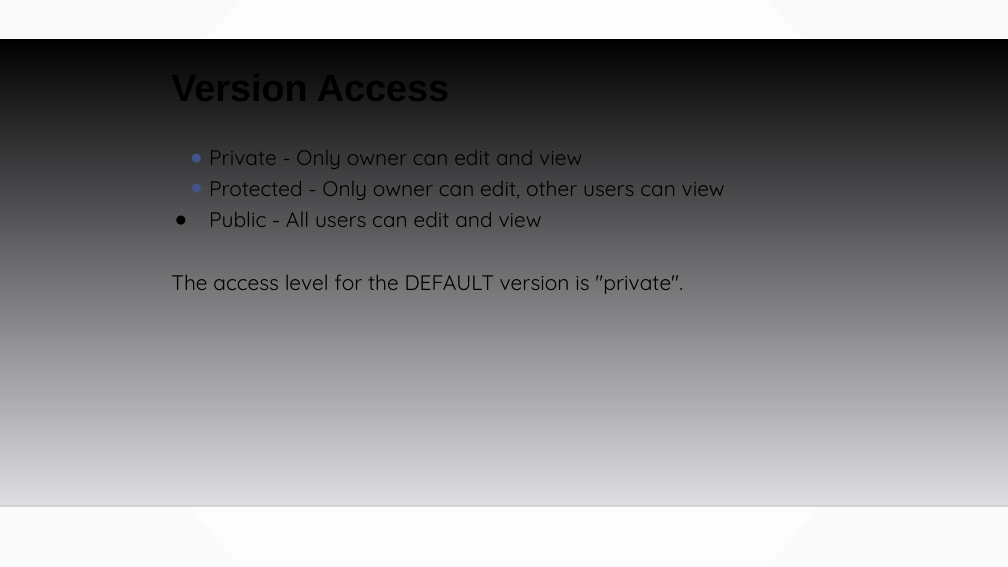
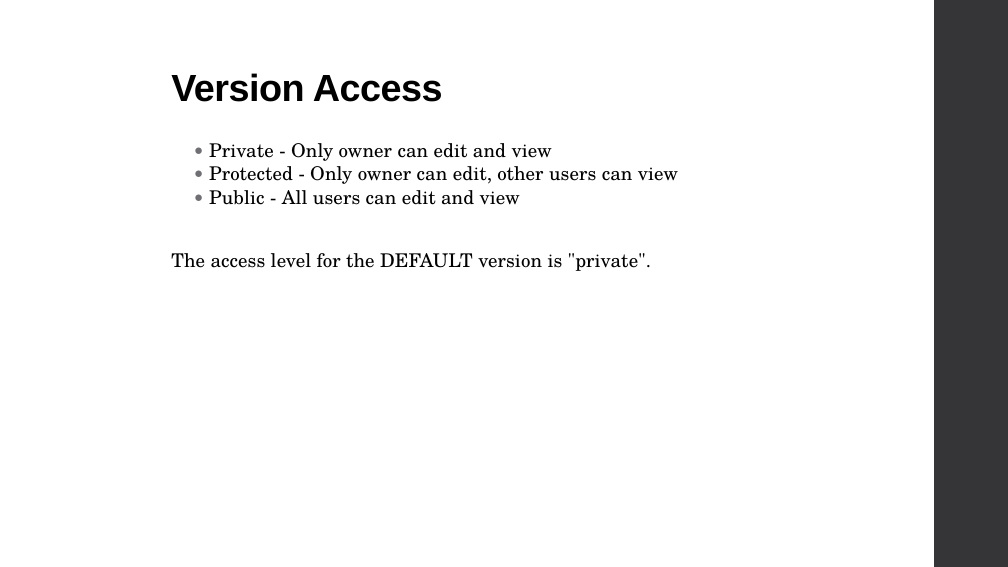
Before and after one commit to MGIS-UMN/GIS5577_week9, a slide deck: slide 13 of Database_Administration.odp. Drawn at 1008x567 pixels with LibreOffice and Linux fonts; fonts in the diff are those of the drawing; background and template pictures are left out. Boxes give left, top, right and bottom in pixels: in the first picture for what was removed or moved away, otherwise in the second. Text is boxed around its words. In the diff, an @@ line names an element or a change of style, - is before the commit and + after.

```diff
--- a/Database_Administration.odp
+++ b/Database_Administration.odp
@@ background gradient #FFFFFF to #FAFAFA to #FFFFFF @@
@@ title "Version Access" at (171,73,443,102): letter spacing 0 to -0.5 pt @@
@@ freeform shape added at (934,0,1008,567), fill #353537 @@
@@ freeform shape removed at (0,39,1008,506) @@
@@ text "Private - Only owner can ..." at (171,143,678,271): size 20 to 18 pt, font Quicksand to TeX Gyre Schola, letter spacing 0 to 0.1 pt; indent changed; line spacing 1.2 to 0.95; more space between paragraphs; bullet colour #415588 to #6F6F74; line spacing 1 to 0.95; less space between paragraphs; bullet colour #000000 to #6F6F74 @@
@@ line removed from (0, 506) to (1008, 506) @@
```
Also in this commit, not shown: 20 other slides changed, 1 other file.
